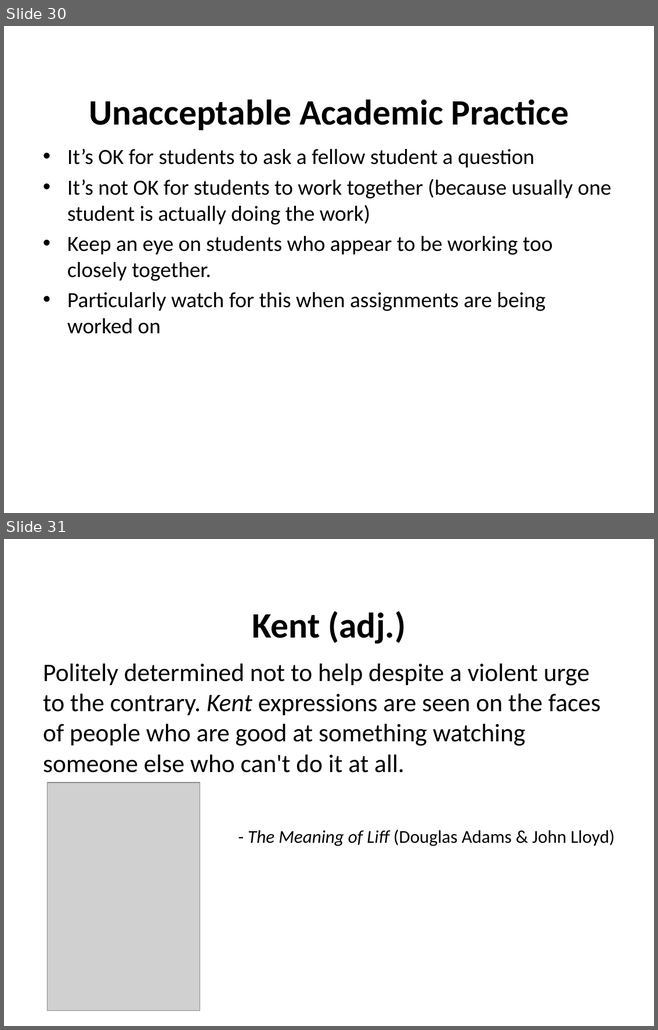
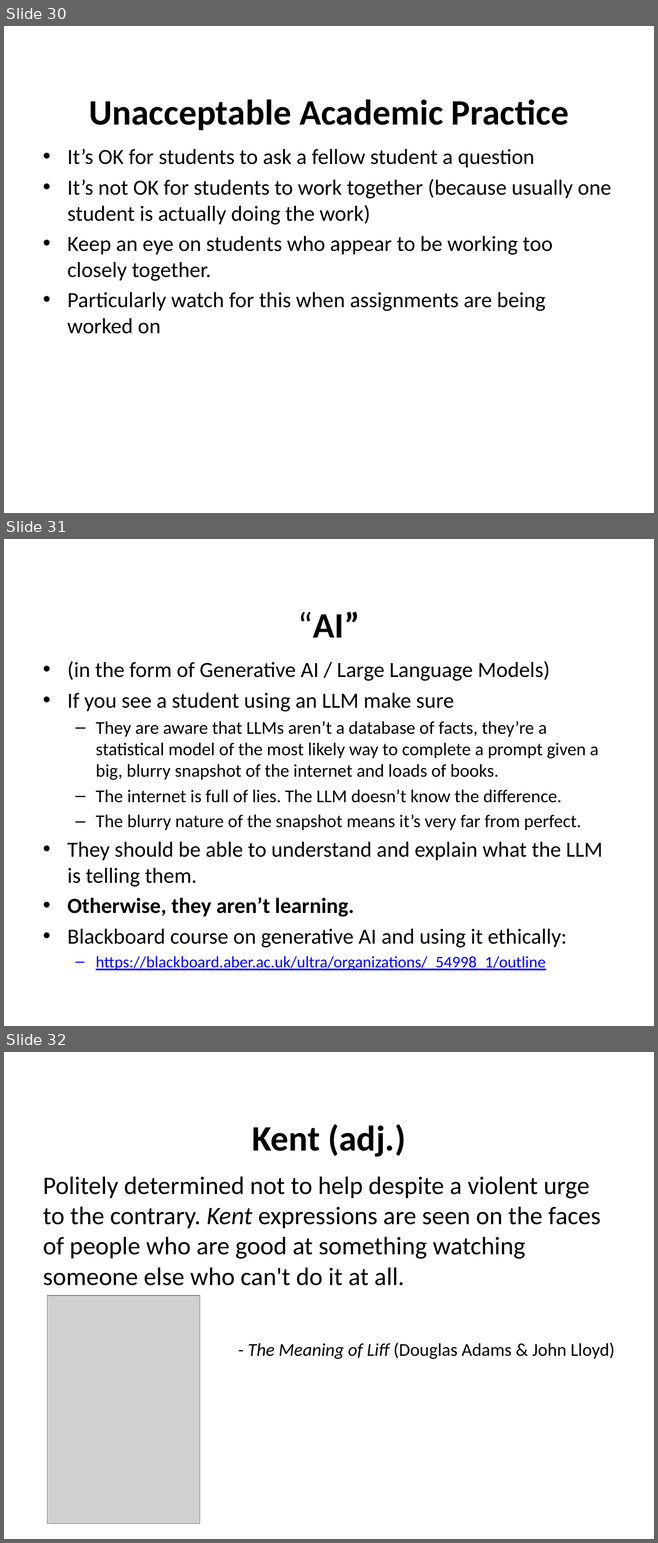
Before and after one commit to jimfinnis/jcf12, a slide deck: static/downloads/dem.pptx. Shown one above the other, each under a label of ours: slides 30 and 31 before the commit, slides 30, 31 and 32 after it. The pictures are 658x1030 and 658x1543 pixels, drawn with LibreOffice and Linux fonts; fonts in the diff are those of the drawing; grey boxes stand for pictures; background and template pictures are left out. Boxes give left, top, right and bottom in pixels: in the first picture for what was removed or moved away, otherwise in the second. Text is boxed around its words. In the diff, an @@ line names an element or a change of style, - is before the commit and + after.

```diff
--- a/static/downloads/dem.pptx
+++ b/static/downloads/dem.pptx
@@ slide 31 added at (4, 539, 654, 1026), background picture (left out) @@
@@ title added at (298, 611, 360, 638), 39.6 pt, text #000000, bold @@
+“AI”
@@ text added at (67, 661, 602, 971), 20 pt, text #000000 @@
+• (in the form of Generative AI / Large Language Models)
+• If you see a student using an LLM make sure
+  – They are aware that LLMs aren’t a database of facts, they’re a statistical model of the most likely way to complete a prompt given a big, blurry snapshot of the internet and loads of books.
+  – The internet is full of lies. The LLM doesn’t know the difference.
+  – The blurry nature of the snapshot means it’s very far from perfect.
+• They should be able to understand and explain what the LLM is telling them.
+• Otherwise, they aren’t learning.
+• Blackboard course on generative AI and using it ethically:
+  – https://blackboard.aber.ac.uk/ultra/organizations/_54998_1/outline
@@ what was slide 31 is now slide 32 @@
```
Also in this commit, not shown: 3 slides changed, 5 other files.
